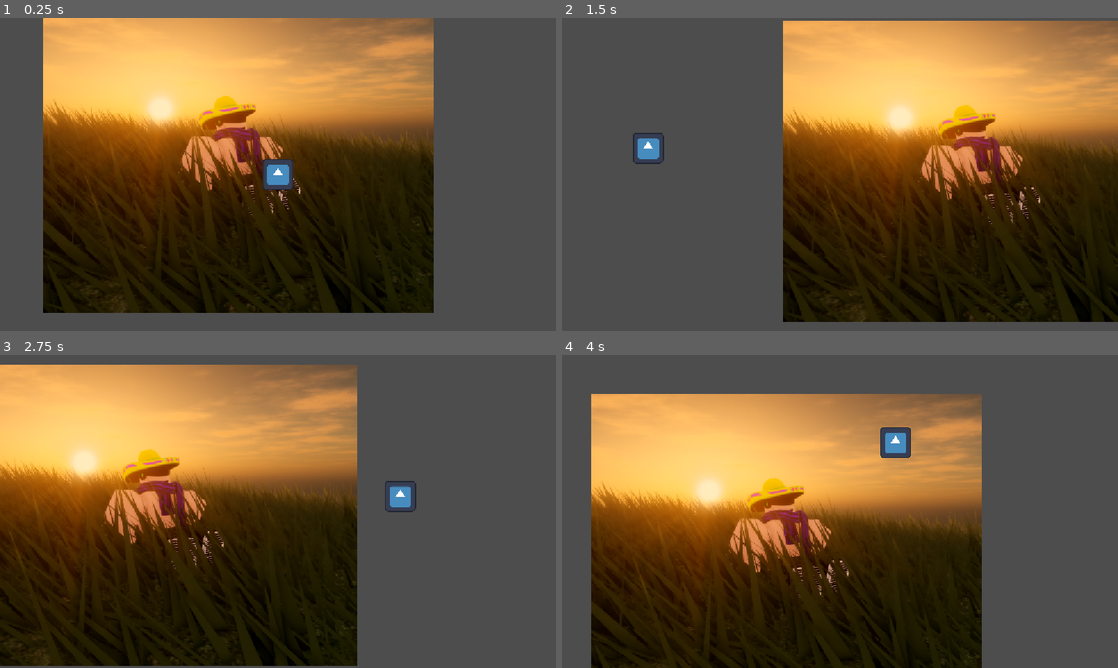
Above: before the commit, frames 1-4 (two rows, left to right).
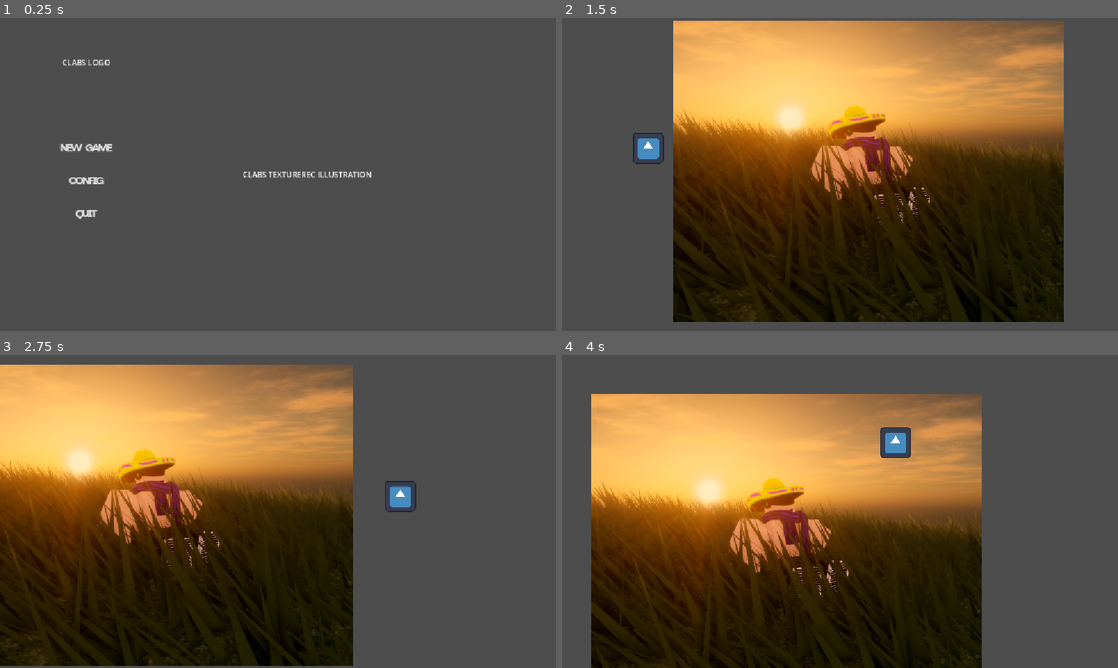
Above: after the commit, the same moments.

Repository: cowburrs/clabs
Game: Godot game, scene res://titlescreen/mainmenu.tscn
Same seed, same stepped clock (60 frames per second), same inputs: the game is played once before the commit and once after it. Before the commit the project starts from res://Test.tscn. The engine's default icon, where the game draws it, is replaced by a stand-in: a white triangle on a blue panel in a dark square.
Inputs (mouse positions are in pixels of both pictures, inside the frame that each line leads up to):
- Up to frame 1 (0.25 s): no input
- Up to frame 2 (1.5 s): click (650, 180) at 0.5 s, where only the run after the commit has a clickable "CONFIG"; click (650, 149) at 1.25 s, where only the run after the commit has a clickable "NEW GAME"
- Up to frame 3 (2.75 s): move the mouse to (400, 495) at 2.02 s; click (400, 495) at 2.17 s
- Up to frame 4 (4 s): move the mouse to (728, 527) at 2.77 s; click (728, 527) at 2.92 s; move the mouse to (895, 442) at 3.52 s; click (895, 442) at 3.67 s

The runs differ from the first frame. In frame 1, 66% of the frame differs, in the area x 7-78%, y 0-95%; in frame 2, 51%; in frame 3, 3.9%; in frame 4, less than 0.1%.

Commit message:
titlescreen fix

Diff:
--- a/project.godot
+++ b/project.godot
@@ -11,7 +11,7 @@
 [application]
 
 config/name="clabs"
-run/main_scene="res://Test.tscn"
+run/main_scene="uid://knsgesg77n6e"
 config/features=PackedStringArray("4.7", "Forward Plus")
 config/icon="res://icon.svg"
 
--- a/titlescreen/mainmenu.gd
+++ b/titlescreen/mainmenu.gd
@@ -1,11 +1,9 @@
 extends MarginContainer
-@export
-var nextscene: PackedScene
 
-const nextscene = preload("res://node_2d.tscn")
+const TEST = preload("res://Test.tscn")
 
 func _on_new_game_pressed() -> void:
-	get_tree().change_scene_to_packed(nextscene)
+	get_tree().change_scene_to_packed(TEST)
 	pass # Replace with function body.
 
 func _on_config_pressed() -> void:
--- a/titlescreen/node_2d.tscn
+++ /dev/null
@@ -1,52 +0,0 @@
-[gd_scene format=3 uid="uid://b7kbt6xrnh4cv"]
-
-[ext_resource type="Texture2D" uid="uid://cuj043bnvprr1" path="res://titlescreen/icon.svg" id="1_0agse"]
-
-[node name="Node2D" type="Node2D" unique_id=1862753366]
-
-[node name="Sprite2D" type="Sprite2D" parent="." unique_id=1575507653]
-position = Vector2(837, 12)
-scale = Vector2(9.09375, 5.257813)
-texture = ExtResource("1_0agse")
-
-[node name="Camera2D" type="Camera2D" parent="." unique_id=1085458657]
-zoom = Vector2(5.355, 5.355)
-
-[node name="Label" type="Label" parent="." unique_id=1715185088]
-offset_left = 36.0
-offset_top = -443.0
-offset_right = 76.0
-offset_bottom = -420.0
-theme_type_variation = &"HeaderLarge"
-text = "adsasda"
-
-[node name="MenuButton" type="MenuButton" parent="." unique_id=805325465]
-offset_left = -187.0
-offset_top = -465.0
-offset_bottom = -379.0
-text = "asdasd"
-
-[node name="ColorRect" type="ColorRect" parent="." unique_id=58752422]
-offset_left = -108.0
-offset_top = -61.0
-offset_right = -23.0
-offset_bottom = 63.0
-color = Color(0, 0, 0, 1)
-
-[node name="RichTextLabel" type="RichTextLabel" parent="ColorRect" unique_id=572904176]
-layout_mode = 0
-offset_left = 5.0
-offset_top = 2.0
-offset_right = 87.0
-offset_bottom = 34.0
-theme_override_font_sizes/normal_font_size = 9
-text = "Visuals"
-
-[node name="RichTextLabel" type="RichTextLabel" parent="ColorRect/RichTextLabel" unique_id=1155967250]
-layout_mode = 0
-offset_left = -1.0
-offset_top = 19.0
-offset_right = 81.0
-offset_bottom = 35.0
-theme_override_font_sizes/normal_font_size = 9
-text = "Visuals"
